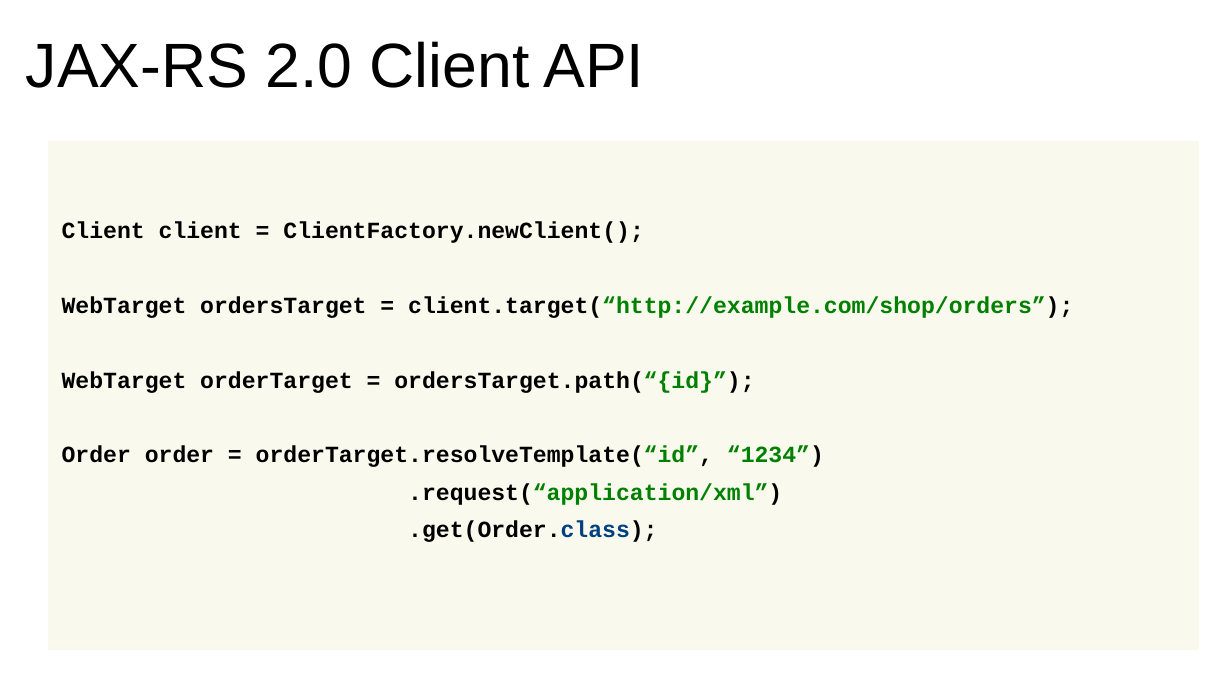
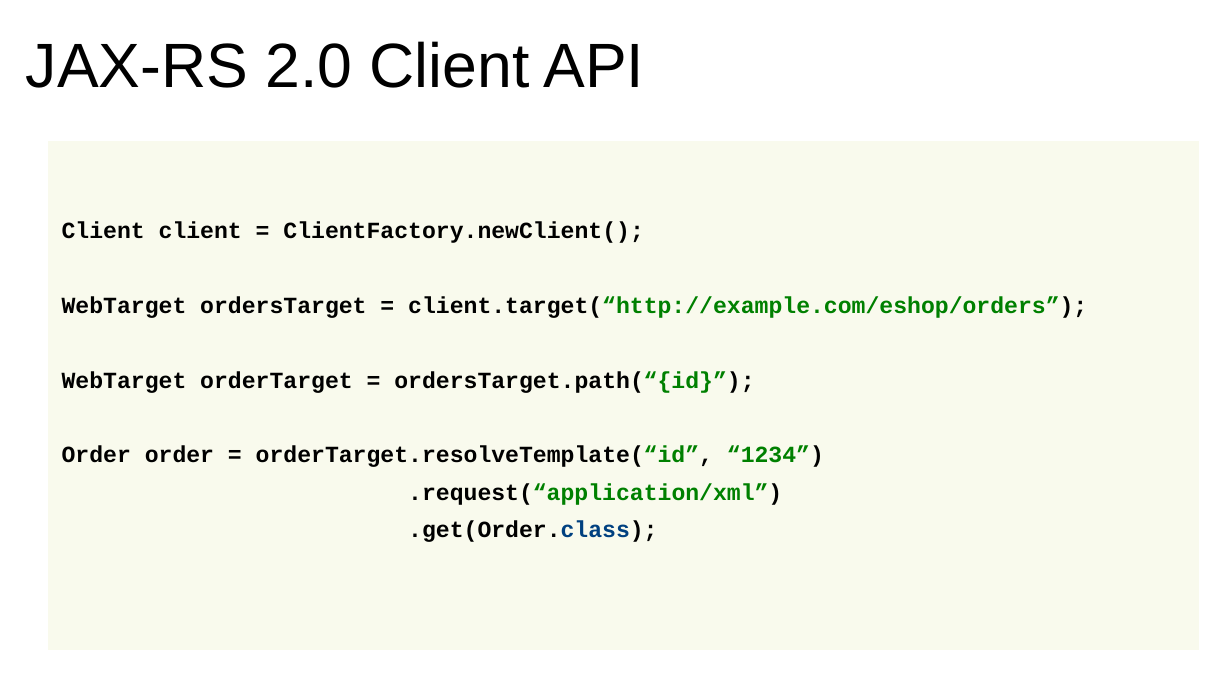
Before and after one commit to javaee/jersey-hol-sse-websocket, a slide deck: slide 15 of lab-guide-devoxx.pptx (slide 13 before the commit). Drawn at 1232x693 pixels with LibreOffice and Linux fonts; fonts in the diff are those of the drawing; background and template pictures are left out. Boxes give left, top, right and bottom in pixels: in the first picture for what was removed or moved away, otherwise in the second. Text is boxed around its words. In the diff, an @@ line names an element or a change of style, - is before the commit and + after.

```diff
--- a/lab-guide-devoxx.pptx
+++ b/lab-guide-devoxx.pptx
@@ text at bbox=[62, 296, 1087, 318]: text changed @@
-WebTarget ordersTarget = client.target(“http://example.com/shop/orders”);
+WebTarget ordersTarget = client.target(“http://example.com/eshop/orders”);
```
Also in this commit, not shown: 14 other slides changed, 3 slides added.
